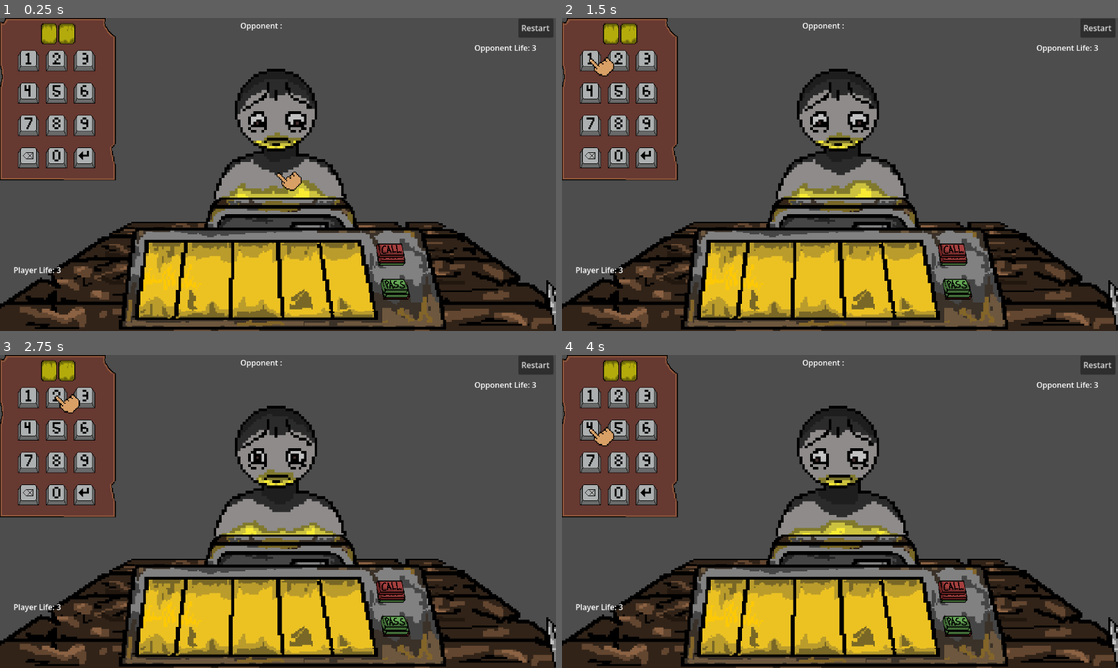
Above: before the commit, frames 1-4 (two rows, left to right).
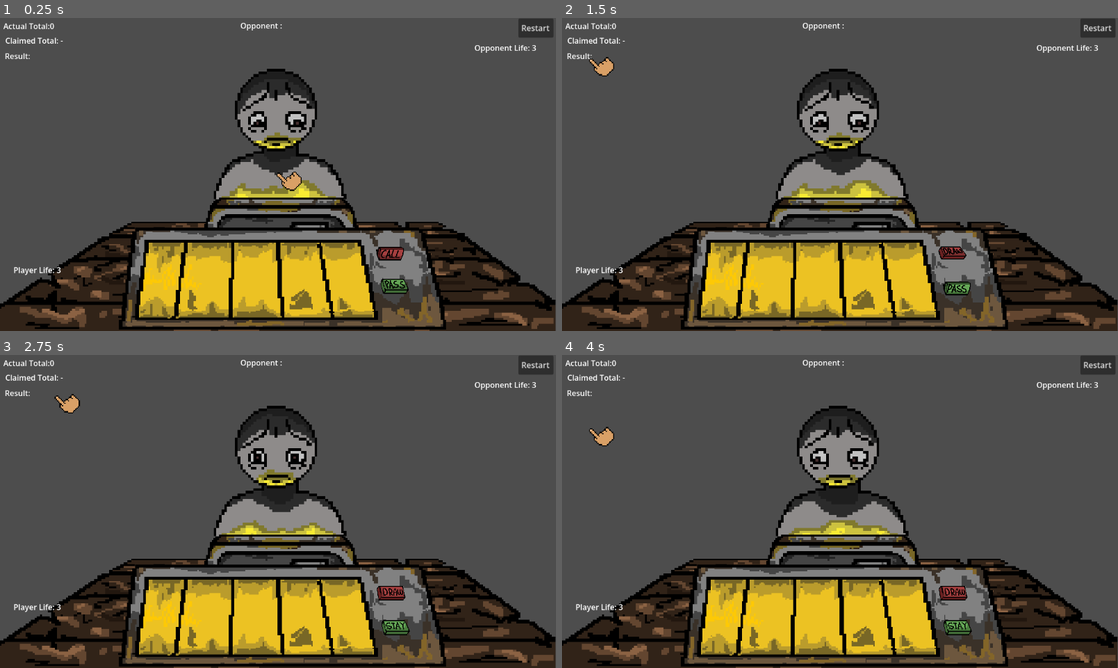
Above: after the commit, the same moments.

Repository: Yatagarasu163/BluffJack
Game: Godot game, scene res://Scenes/Levels/Level 1.tscn
Two runs of this game, one before a commit and one after it. Both use one fixed random seed, a clock stepped at 60 frames per second and the inputs below.
Inputs (mouse positions are in pixels of both pictures, inside the frame that each line leads up to):
- Up to frame 1 (0.25 s): no input
- Up to frame 2 (1.5 s): click (617, 158) at 0.52 s; click (589, 61) at 1.27 s
- Up to frame 3 (2.75 s): click (55, 398) at 2.02 s
- Up to frame 4 (4 s): click (645, 398) at 2.77 s; click (589, 430) at 3.52 s

The runs differ from the first frame. In frame 1, 11% of the frame differs, in the area x 0-100%, y 0-100%; in frame 2, 11%; in frame 3, 11%; in frame 4, 11%.
Error before the commit: Parse Error: Function "_hand_powerup()" not found in base self. (res://Assets/Scripts/PlayerControl.gd:55)
Error after the commit: Invalid call. Nonexistent function 'show_number' in base 'Sprite2D'. (res://Assets/Scripts/PlayerControl.gd:96)

Commit message:
I FOUND THE BUGGG, BABYYYYYYYYY
PlayerControl.gd was in Button 9 in the keypad prefab.

Diff:
--- a/bluff-jack/Assets/Scripts/PlayerControl.gd
+++ b/bluff-jack/Assets/Scripts/PlayerControl.gd
@@ -373,6 +373,16 @@
 
 	print("After powerup: ", cards)
 
+func _hand_powerup() -> void:
+	print("Before powerup: ", cards)
+
+	var changed_card_position: int = randi_range(0, cards.size());
+	var new_value: int = randi_range(1, 9);
+
+	cards[changed_card_position] = new_value;
+
+	print("After powerup: ", cards);
+
 
 func _on_button_0_pressed() -> void:
 	print("0")
--- a/bluff-jack/Scenes/Prefabs/bluff_keypad_buttons/button_0.tscn
+++ b/bluff-jack/Scenes/Prefabs/bluff_keypad_buttons/button_0.tscn
@@ -1,6 +1,7 @@
 [gd_scene format=3 uid="uid://7hbrk2jtewpc"]
 
 [ext_resource type="Texture2D" uid="uid://cn7ieiwren8ey" path="res://Assets/sprites/bluff inputs/0 button pressed.png" id="1_4t1mk"]
+[ext_resource type="Script" uid="uid://dqowoxpn2x1q8" path="res://Assets/Scripts/button_enter.gd" id="1_sovnk"]
 
 [sub_resource type="AtlasTexture" id="AtlasTexture_61tga"]
 atlas = ExtResource("1_4t1mk")
@@ -76,15 +77,16 @@
 
 [node name="Button 0" type="Node2D" unique_id=1588725735]
 texture_filter = 5
+script = ExtResource("1_sovnk")
 
 [node name="AnimatedSprite2D" type="AnimatedSprite2D" parent="." unique_id=198100826]
 sprite_frames = SubResource("SpriteFrames_a00pk")
 animation = &"pressed"
 centered = false
 
-[node name="Button 0" type="Button" parent="." unique_id=1980702128]
+[node name="Button" type="Button" parent="." unique_id=1980702128]
 offset_right = 44.0
 offset_bottom = 43.0
 flat = true
 
-[connection signal="pressed" from="Button 0" to="." method="_on_button_0_pressed"]
+[connection signal="pressed" from="Button" to="." method="_on_button_0_pressed"]
--- a/bluff-jack/Scenes/Prefabs/bluff_keypad_buttons/button_1.tscn
+++ b/bluff-jack/Scenes/Prefabs/bluff_keypad_buttons/button_1.tscn
@@ -1,6 +1,7 @@
 [gd_scene format=3 uid="uid://cfqjsaeljletm"]
 
 [ext_resource type="Texture2D" uid="uid://nihn1dthf7g2" path="res://Assets/sprites/bluff inputs/1 button pressed.png" id="1_6ifvv"]
+[ext_resource type="Script" uid="uid://dqowoxpn2x1q8" path="res://Assets/Scripts/button_enter.gd" id="1_n87ds"]
 
 [sub_resource type="AtlasTexture" id="AtlasTexture_n87ds"]
 atlas = ExtResource("1_6ifvv")
@@ -76,15 +77,16 @@
 
 [node name="Button 1" type="Node2D" unique_id=1588725735]
 texture_filter = 5
+script = ExtResource("1_n87ds")
 
 [node name="AnimatedSprite2D" type="AnimatedSprite2D" parent="." unique_id=198100826]
 sprite_frames = SubResource("SpriteFrames_a00pk")
 animation = &"pressed"
 centered = false
 
-[node name="Button 1" type="Button" parent="." unique_id=1980702128]
+[node name="Button" type="Button" parent="." unique_id=1980702128]
 offset_right = 44.0
 offset_bottom = 43.0
 flat = true
 
-[connection signal="pressed" from="Button 1" to="." method="_on_button_1_pressed"]
+[connection signal="pressed" from="Button" to="." method="_on_button_1_pressed"]
--- a/bluff-jack/Scenes/Prefabs/bluff_keypad_buttons/button_2.tscn
+++ b/bluff-jack/Scenes/Prefabs/bluff_keypad_buttons/button_2.tscn
@@ -1,5 +1,6 @@
 [gd_scene format=3 uid="uid://onlw3uovuirj"]
 
+[ext_resource type="Script" uid="uid://dqowoxpn2x1q8" path="res://Assets/Scripts/button_enter.gd" id="1_o7i0l"]
 [ext_resource type="Texture2D" uid="uid://bgf1llgy477kv" path="res://Assets/sprites/bluff inputs/2 button pressed.png" id="1_vtlf7"]
 
 [sub_resource type="AtlasTexture" id="AtlasTexture_o7i0l"]
@@ -76,13 +77,14 @@
 
 [node name="Button 2" type="Node2D" unique_id=1588725735]
 texture_filter = 5
+script = ExtResource("1_o7i0l")
 
 [node name="AnimatedSprite2D" type="AnimatedSprite2D" parent="." unique_id=198100826]
 sprite_frames = SubResource("SpriteFrames_a00pk")
 animation = &"pressed"
 centered = false
 
-[node name="Button 2" type="Button" parent="." unique_id=1980702128]
+[node name="Button" type="Button" parent="." unique_id=1980702128]
 offset_right = 44.0
 offset_bottom = 43.0
 flat = true
--- a/bluff-jack/Scenes/Prefabs/bluff_keypad_buttons/button_3.tscn
+++ b/bluff-jack/Scenes/Prefabs/bluff_keypad_buttons/button_3.tscn
@@ -1,5 +1,6 @@
 [gd_scene format=3 uid="uid://bjelu15aqwwex"]
 
+[ext_resource type="Script" uid="uid://dqowoxpn2x1q8" path="res://Assets/Scripts/button_enter.gd" id="1_grglj"]
 [ext_resource type="Texture2D" uid="uid://df1ql30m3wd20" path="res://Assets/sprites/bluff inputs/3 button pressed.png" id="1_v4wdn"]
 
 [sub_resource type="AtlasTexture" id="AtlasTexture_grglj"]
@@ -76,13 +77,14 @@
 
 [node name="Button 3" type="Node2D" unique_id=1588725735]
 texture_filter = 5
+script = ExtResource("1_grglj")
 
 [node name="AnimatedSprite2D" type="AnimatedSprite2D" parent="." unique_id=198100826]
 sprite_frames = SubResource("SpriteFrames_a00pk")
 animation = &"hover"
 centered = false
 
-[node name="Button 3" type="Button" parent="." unique_id=1980702128]
+[node name="Button" type="Button" parent="." unique_id=1980702128]
 offset_right = 44.0
 offset_bottom = 43.0
 flat = true
--- a/bluff-jack/Scenes/Prefabs/bluff_keypad_buttons/button_4.tscn
+++ b/bluff-jack/Scenes/Prefabs/bluff_keypad_buttons/button_4.tscn
@@ -1,5 +1,6 @@
 [gd_scene format=3 uid="uid://d2e5aff1sikld"]
 
+[ext_resource type="Script" uid="uid://dqowoxpn2x1q8" path="res://Assets/Scripts/button_enter.gd" id="1_bognh"]
 [ext_resource type="Texture2D" uid="uid://cqloy0jgh2yo8" path="res://Assets/sprites/bluff inputs/4 button pressed.png" id="1_l3n2f"]
 
 [sub_resource type="AtlasTexture" id="AtlasTexture_bognh"]
@@ -76,13 +77,14 @@
 
 [node name="Button 4" type="Node2D" unique_id=1588725735]
 texture_filter = 5
+script = ExtResource("1_bognh")
 
 [node name="AnimatedSprite2D" type="AnimatedSprite2D" parent="." unique_id=198100826]
 sprite_frames = SubResource("SpriteFrames_a00pk")
 animation = &"hover"
 centered = false
 
-[node name="Button 4" type="Button" parent="." unique_id=1980702128]
+[node name="Button" type="Button" parent="." unique_id=1980702128]
 offset_right = 44.0
 offset_bottom = 43.0
 flat = true
--- a/bluff-jack/Scenes/Prefabs/bluff_keypad_buttons/button_5.tscn
+++ b/bluff-jack/Scenes/Prefabs/bluff_keypad_buttons/button_5.tscn
@@ -1,5 +1,6 @@
 [gd_scene format=3 uid="uid://blcxpq5q0l2g3"]
 
+[ext_resource type="Script" uid="uid://dqowoxpn2x1q8" path="res://Assets/Scripts/button_enter.gd" id="1_g0j1i"]
 [ext_resource type="Texture2D" uid="uid://ooeyuagdnnd6" path="res://Assets/sprites/bluff inputs/5 button pressed.png" id="1_k6pv2"]
 
 [sub_resource type="AtlasTexture" id="AtlasTexture_g0j1i"]
@@ -76,13 +77,14 @@
 
 [node name="Button 5" type="Node2D" unique_id=1588725735]
 texture_filter = 5
+script = ExtResource("1_g0j1i")
 
 [node name="AnimatedSprite2D" type="AnimatedSprite2D" parent="." unique_id=198100826]
 sprite_frames = SubResource("SpriteFrames_a00pk")
 animation = &"hover"
 centered = false
 
-[node name="Button 5" type="Button" parent="." unique_id=1980702128]
+[node name="Button" type="Button" parent="." unique_id=1980702128]
 offset_right = 44.0
 offset_bottom = 43.0
 flat = true
--- a/bluff-jack/Scenes/Prefabs/bluff_keypad_buttons/button_6.tscn
+++ b/bluff-jack/Scenes/Prefabs/bluff_keypad_buttons/button_6.tscn
@@ -1,6 +1,7 @@
 [gd_scene format=3 uid="uid://cybhan60bsgww"]
 
 [ext_resource type="Texture2D" uid="uid://dqyho5svutxo6" path="res://Assets/sprites/bluff inputs/6 button pressed.png" id="1_bwq43"]
+[ext_resource type="Script" uid="uid://dqowoxpn2x1q8" path="res://Assets/Scripts/button_enter.gd" id="1_kaxd6"]
 
 [sub_resource type="AtlasTexture" id="AtlasTexture_kaxd6"]
 atlas = ExtResource("1_bwq43")
@@ -76,13 +77,14 @@
 
 [node name="Button 6" type="Node2D" unique_id=1588725735]
 texture_filter = 5
+script = ExtResource("1_kaxd6")
 
 [node name="AnimatedSprite2D" type="AnimatedSprite2D" parent="." unique_id=198100826]
 sprite_frames = SubResource("SpriteFrames_a00pk")
 animation = &"hover"
 centered = false
 
-[node name="Button 6" type="Button" parent="." unique_id=1980702128]
+[node name="Button" type="Button" parent="." unique_id=1980702128]
 offset_right = 44.0
 offset_bottom = 43.0
 flat = true
--- a/bluff-jack/Scenes/Prefabs/bluff_keypad_buttons/button_7.tscn
+++ b/bluff-jack/Scenes/Prefabs/bluff_keypad_buttons/button_7.tscn
@@ -1,5 +1,6 @@
 [gd_scene format=3 uid="uid://b8k8i8kwrp2sy"]
 
+[ext_resource type="Script" uid="uid://dqowoxpn2x1q8" path="res://Assets/Scripts/button_enter.gd" id="1_63kib"]
 [ext_resource type="Texture2D" uid="uid://b3gaqawv5ujnh" path="res://Assets/sprites/bluff inputs/7 button pressed.png" id="1_ngrx3"]
 
 [sub_resource type="AtlasTexture" id="AtlasTexture_63kib"]
@@ -76,13 +77,14 @@
 
 [node name="Button 7" type="Node2D" unique_id=1588725735]
 texture_filter = 5
+script = ExtResource("1_63kib")
 
 [node name="AnimatedSprite2D" type="AnimatedSprite2D" parent="." unique_id=198100826]
 sprite_frames = SubResource("SpriteFrames_a00pk")
 animation = &"hover"
 centered = false
 
-[node name="Button 7" type="Button" parent="." unique_id=1980702128]
+[node name="Button" type="Button" parent="." unique_id=1980702128]
 offset_right = 44.0
 offset_bottom = 43.0
 flat = true
--- a/bluff-jack/Scenes/Prefabs/bluff_keypad_buttons/button_8.tscn
+++ b/bluff-jack/Scenes/Prefabs/bluff_keypad_buttons/button_8.tscn
@@ -1,5 +1,6 @@
 [gd_scene format=3 uid="uid://sddgepoc3hyp"]
 
+[ext_resource type="Script" uid="uid://dqowoxpn2x1q8" path="res://Assets/Scripts/button_enter.gd" id="1_avfph"]
 [ext_resource type="Texture2D" uid="uid://brfw48i51h7o2" path="res://Assets/sprites/bluff inputs/8 button pressed.png" id="1_mry00"]
 
 [sub_resource type="AtlasTexture" id="AtlasTexture_avfph"]
@@ -76,13 +77,14 @@
 
 [node name="Button 8" type="Node2D" unique_id=1588725735]
 texture_filter = 5
+script = ExtResource("1_avfph")
 
 [node name="AnimatedSprite2D" type="AnimatedSprite2D" parent="." unique_id=198100826]
 sprite_frames = SubResource("SpriteFrames_a00pk")
 animation = &"hover"
 centered = false
 
-[node name="Button 8" type="Button" parent="." unique_id=1980702128]
+[node name="Button" type="Button" parent="." unique_id=1980702128]
 offset_right = 44.0
 offset_bottom = 43.0
 flat = true
--- a/bluff-jack/Scenes/Prefabs/bluff_keypad_buttons/button_9.tscn
+++ b/bluff-jack/Scenes/Prefabs/bluff_keypad_buttons/button_9.tscn
@@ -1,7 +1,7 @@
 [gd_scene format=3 uid="uid://dmy2laxfsnu5o"]
 
+[ext_resource type="Script" uid="uid://dqowoxpn2x1q8" path="res://Assets/Scripts/button_enter.gd" id="1_3iuvw"]
 [ext_resource type="Texture2D" uid="uid://bvj5xl8vlbwva" path="res://Assets/sprites/bluff inputs/9 button pressed.png" id="1_wmpwn"]
-[ext_resource type="Script" uid="uid://b2wxefweqctn1" path="res://Assets/Scripts/PlayerControl.gd" id="3_toedf"]
 
 [sub_resource type="AtlasTexture" id="AtlasTexture_3iuvw"]
 atlas = ExtResource("1_wmpwn")
@@ -77,14 +77,14 @@
 
 [node name="Button 9" type="Node2D" unique_id=1588725735]
 texture_filter = 5
+script = ExtResource("1_3iuvw")
 
 [node name="AnimatedSprite2D" type="AnimatedSprite2D" parent="." unique_id=198100826]
 sprite_frames = SubResource("SpriteFrames_a00pk")
 animation = &"hover"
 centered = false
 
-[node name="Button 9" type="Button" parent="." unique_id=1980702128]
+[node name="Button" type="Button" parent="." unique_id=1980702128]
 offset_right = 44.0
 offset_bottom = 43.0
 flat = true
-script = ExtResource("3_toedf")
--- a/bluff-jack/Scenes/Prefabs/bluff_keypad_input.tscn
+++ b/bluff-jack/Scenes/Prefabs/bluff_keypad_input.tscn
@@ -32,52 +32,42 @@
 [node name="Button 0" parent="bluffkeypad" unique_id=1588725735 instance=ExtResource("2_tj837")]
 position = Vector2(111.333336, 194.66667)
 scale = Vector2(0.6666667, 0.6666667)
-script = null
 
 [node name="Button 1" parent="bluffkeypad" unique_id=490886748 instance=ExtResource("3_jak12")]
 position = Vector2(72.66667, 60.666668)
 scale = Vector2(0.6666667, 0.6666667)
-script = null
 
 [node name="Button 2" parent="bluffkeypad" unique_id=1678998830 instance=ExtResource("4_2hsje")]
 position = Vector2(111.333336, 60.666668)
 scale = Vector2(0.6666667, 0.6666667)
-script = null
 
 [node name="Button 3" parent="bluffkeypad" unique_id=1168698071 instance=ExtResource("5_rd2us")]
 position = Vector2(150, 60.666668)
 scale = Vector2(0.6666667, 0.6666667)
-script = null
 
 [node name="Button 4" parent="bluffkeypad" unique_id=679371407 instance=ExtResource("6_xu571")]
 position = Vector2(72.66667, 105.333336)
 scale = Vector2(0.6666667, 0.6666667)
-script = null
 
 [node name="Button 5" parent="bluffkeypad" unique_id=1369602578 instance=ExtResource("7_65s6d")]
 position = Vector2(111.333336, 105.333336)
 scale = Vector2(0.6666667, 0.6666667)
-script = null
 
 [node name="Button 6" parent="bluffkeypad" unique_id=201409328 instance=ExtResource("8_gnabx")]
 position = Vector2(150, 105.333336)
 scale = Vector2(0.6666667, 0.6666667)
-script = null
 
 [node name="Button 7" parent="bluffkeypad" unique_id=1345646045 instance=ExtResource("9_qg38h")]
 position = Vector2(72.66667, 150)
 scale = Vector2(0.6666667, 0.6666667)
-script = null
 
 [node name="Button 8" parent="bluffkeypad" unique_id=254191505 instance=ExtResource("10_k6sr4")]
 position = Vector2(111.333336, 150)
 scale = Vector2(0.6666667, 0.6666667)
-script = null
 
 [node name="Button 9" parent="bluffkeypad" unique_id=2129942853 instance=ExtResource("11_djpo0")]
 position = Vector2(150, 150)
 scale = Vector2(0.6666667, 0.6666667)
-script = null
 
 [node name="BackspaceButton" parent="bluffkeypad" unique_id=41156096 instance=ExtResource("12_5isif")]
 position = Vector2(72.66667, 194.66667)
